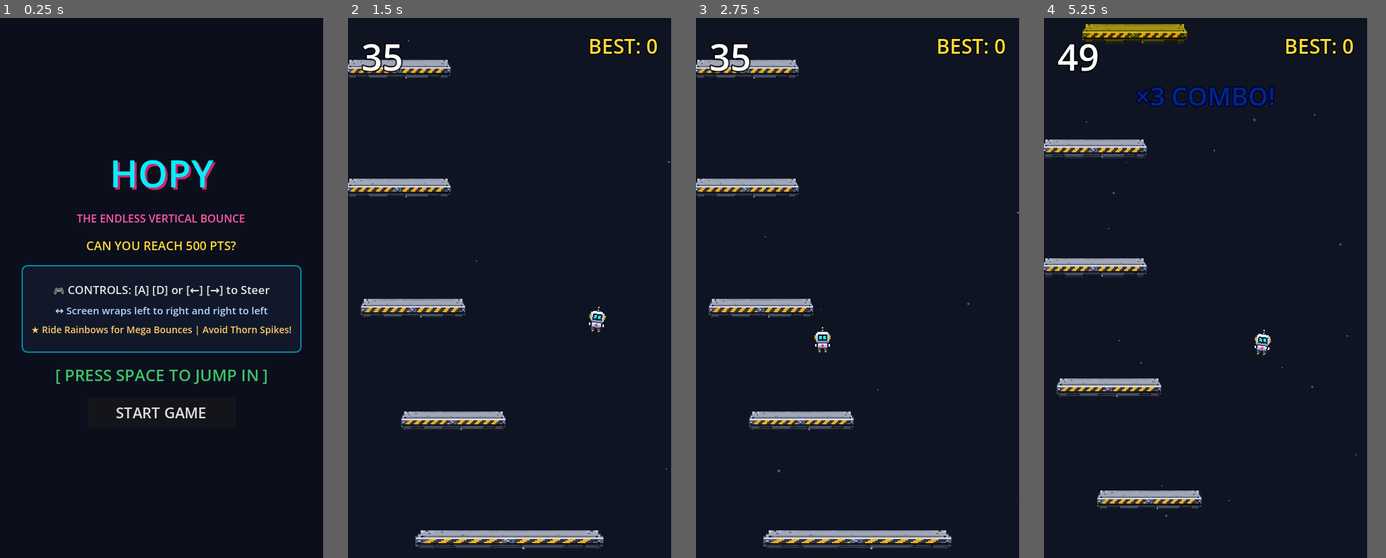
Above: before the commit, frames 1-4 (left to right).
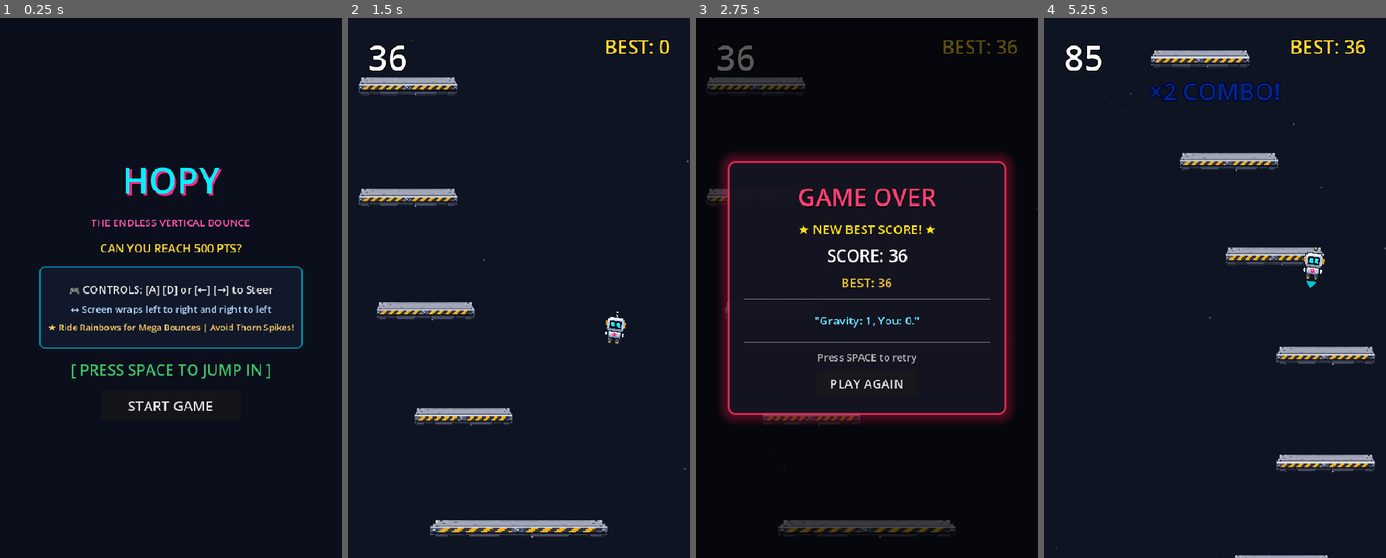
Above: after the commit, the same moments.

Repository: DevireddyNehal/Hopy
Game: Godot game, scene res://scenes/TitleScreen.tscn
The game is run twice, just before and just after one commit, with the same random seed, the same clock (stepped at 60 frames per second) and the same inputs. Sound files missing from this copy of the repository are replaced by a short silence.
Inputs (mouse positions are in pixels of both pictures, inside the frame that each line leads up to):
- Up to frame 1 (0.25 s): no input
- Up to frame 2 (1.5 s): click "START GAME" at 0.5 s; tap Enter at 1.25 s; hold Right (ui_right) from 1.28 s (still down); hold Space (start_action) from 1.28 s (still down)
- Up to frame 3 (2.75 s): release Right (ui_right) at 2 s; release Space (start_action) at 2 s; click (856, 363) at 2 s, where only the run after the commit has a clickable "PLAY AGAIN"
- Up to frame 4 (5.25 s): click (1204, 385) at 2.75 s, where only the run after the commit has a clickable "PLAY AGAIN"; hold Right (ui_right) 3.53-4.28 s; tap Enter at 3.6, 5.1 s; hold Left (ui_left) 4.28-5.03 s; hold Space (start_action) 4.28-5.03 s; hold Right (ui_right) from 5.03 s (still down)
In our replay, the window is 480x800 before the commit and 508x800 after it. These sizes can differ from the game's own. Grey fills any space a smaller window leaves; there, only what the larger window draws over its background counts as a difference.

The runs differ from the first frame. In frame 1, 6.6% of the frame differs, in the area x 6-89%, y 26-75%; in frame 2, 8.4%; in frame 3, 14%, in the area x 0-95%, y 3-99%; in frame 4, 10%.

Commit message:
feat: wider 540px vertical viewport, larger robot, delayed pitch ramp, no BGM, and new textures

Diff:
--- a/data/meme_text.json
+++ b/data/meme_text.json
@@ -9,5 +9,8 @@
   "sigma",
   "let him cook",
   "gigachad",
-  "ratio"
+  "ratio",
+  "hop hop hop",
+  "main character energy",
+  "bro really did that"
 ]
--- a/project.godot
+++ b/project.godot
@@ -24,8 +24,8 @@
 
 [display]
 
-window/size/viewport_width=480
-window/size/viewport_height=800
+window/size/viewport_width=540
+window/size/viewport_height=850
 window/size/mode="windowed"
 window/size/initial_position_type=2
 window/stretch/mode="canvas_items"
--- a/scenes/DeathScreen.tscn
+++ b/scenes/DeathScreen.tscn
@@ -36,9 +36,9 @@
 anchor_top = 0.5
 anchor_right = 0.5
 anchor_bottom = 0.5
-offset_left = -240.0
+offset_left = -220.0
 offset_top = -200.0
-offset_right = 240.0
+offset_right = 220.0
 offset_bottom = 200.0
 grow_horizontal = 2
 grow_vertical = 2
--- a/scenes/HUD.tscn
+++ b/scenes/HUD.tscn
@@ -79,9 +79,9 @@
 anchor_right = 1.0
 offset_bottom = 90.0
 grow_horizontal = 2
-theme_override_constants/margin_left = 20
-theme_override_constants/margin_top = 20
-theme_override_constants/margin_right = 20
+theme_override_constants/margin_left = 32
+theme_override_constants/margin_top = 24
+theme_override_constants/margin_right = 32
 
 [node name="TopBar" type="HBoxContainer" parent="Control/MarginContainer"]
 layout_mode = 2
--- a/scenes/Main.tscn
+++ b/scenes/Main.tscn
@@ -24,11 +24,11 @@
 color = Color(0.0588235, 0.0784314, 0.137255, 1)
 
 [node name="StarParticles" type="CPUParticles2D" parent="Background"]
-position = Vector2(240, 400)
+position = Vector2(270, 425)
 amount = 28
 lifetime = 6.0
 emission_shape = 3
-emission_rect_extents = Vector2(240, 400)
+emission_rect_extents = Vector2(270, 425)
 direction = Vector2(0, 1)
 spread = 15.0
 gravity = Vector2(0, 25)
@@ -39,7 +39,7 @@
 color = Color(1, 1, 1, 0.28)
 
 [node name="Camera2D" type="Camera2D" parent="."]
-position = Vector2(240, 400)
+position = Vector2(270, 425)
 script = ExtResource("2_cam")
 
 [node name="Spawner" type="Node2D" parent="."]
@@ -48,7 +48,7 @@
 [node name="Effects" parent="." instance=ExtResource("6_effects")]
 
 [node name="Robot" parent="." instance=ExtResource("4_robot")]
-position = Vector2(240, 480)
+position = Vector2(270, 520)
 
 [node name="HUD" parent="." instance=ExtResource("5_hud")]
 
--- a/scenes/Robot.tscn
+++ b/scenes/Robot.tscn
@@ -4,7 +4,7 @@
 [ext_resource type="Texture2D" path="res://assets/sprites/robot.png" id="2_robot_tex"]
 
 [sub_resource type="RectangleShape2D" id="RectangleShape2D_robot"]
-size = Vector2(28, 34)
+size = Vector2(36, 44)
 
 [node name="Robot" type="CharacterBody2D"]
 collision_layer = 1
@@ -16,6 +16,7 @@
 shape = SubResource("RectangleShape2D_robot")
 
 [node name="Visuals" type="Node2D" parent="."]
+scale = Vector2(1.35, 1.35)
 
 [node name="Sprite2D" type="Sprite2D" parent="Visuals"]
 texture_filter = 1
@@ -27,4 +28,4 @@
 polygon = PackedVector2Array(-6, 21, 0, 29, 6, 21)
 
 [node name="EffectSpawnPoint" type="Marker2D" parent="."]
-position = Vector2(0, 18)
+position = Vector2(0, 24)
--- a/scripts/game_state.gd
+++ b/scripts/game_state.gd
@@ -47,23 +47,38 @@
 
 func _load_audio_and_data() -> void:
 	bounce_sounds.clear()
-	# Sound 0: Michael Jackson "Hee-Hee!"
-	if ResourceLoader.exists("res://assets/audio/rainbow.mp3"):
+	# Sound 0: Crisp boing / jump
+	if ResourceLoader.exists("res://assets/audio/default_bounce.wav"):
+		var s_default = load("res://assets/audio/default_bounce.wav")
+		bounce_sounds.append(s_default)
+		sfx_bounce = s_default
+	elif ResourceLoader.exists("res://assets/audio/bounce.wav"):
+		var s_boing = load("res://assets/audio/bounce.wav")
+		bounce_sounds.append(s_boing)
+		sfx_bounce = s_boing
+
+	# Sound 1: Michael Jackson "Hee-Hee!"
+	if ResourceLoader.exists("res://assets/audio/hee_hee.mp3"):
+		var s_mj = load("res://assets/audio/hee_hee.mp3")
+		bounce_sounds.append(s_mj)
+		sfx_rainbow = s_mj
+	elif ResourceLoader.exists("res://assets/audio/rainbow.mp3"):
 		var s_mj = load("res://assets/audio/rainbow.mp3")
 		bounce_sounds.append(s_mj)
 		sfx_rainbow = s_mj
-	# Sound 1: Meme "Aaye!"
-	if ResourceLoader.exists("res://assets/audio/meme.mp3"):
+
+	# Sound 2: Meme "Aaye!"
+	if ResourceLoader.exists("res://assets/audio/aaye.mp3"):
+		var s_aaye = load("res://assets/audio/aaye.mp3")
+		bounce_sounds.append(s_aaye)
+		sfx_meme = s_aaye
+	elif ResourceLoader.exists("res://assets/audio/meme.mp3"):
 		var s_aaye = load("res://assets/audio/meme.mp3")
 		bounce_sounds.append(s_aaye)
 		sfx_meme = s_aaye
-	# Sound 2: Clean Boing!
-	if ResourceLoader.exists("res://assets/audio/bounce.wav"):
-		var s_boing = load("res://assets/audio/bounce.wav")
-		bounce_sounds.append(s_boing)
 
 	# Fallback default
-	if bounce_sounds.size() > 0:
+	if bounce_sounds.size() > 0 and not sfx_bounce:
 		sfx_bounce = bounce_sounds[0]
 
 	# Load memes
@@ -107,7 +122,9 @@
 
 	var p = _get_sfx_player()
 	p.stream = chosen_stream
-	p.pitch_scale = clampf(1.0 + (combo * 0.05), 0.88, 2.3)
+	# Delayed pitch escalation: only increase pitch every 3 combos
+	var pitch_step = int(combo / 3)
+	p.pitch_scale = clampf(1.0 + (pitch_step * 0.07), 0.95, 1.85)
 	p.play()
 
 func play_rainbow() -> void:
@@ -140,22 +157,8 @@
 var is_music_started: bool = false
 
 func start_bgm() -> void:
-	if is_music_started and bgm_player and bgm_player.playing:
-		return
-	if not bgm_stream and ResourceLoader.exists("res://assets/audio/bgm.wav"):
-		bgm_stream = load("res://assets/audio/bgm.wav")
-	if bgm_stream:
-		if not bgm_player:
-			bgm_player = AudioStreamPlayer.new()
-			bgm_player.stream = bgm_stream
-			bgm_player.volume_db = -8.0
-			bgm_player.finished.connect(func():
-				if is_music_started and bgm_player:
-					bgm_player.play()
-			)
-			add_child(bgm_player)
-		is_music_started = true
-		bgm_player.play()
+	# BGM removed per user request
+	is_music_started = false
 
 func stop_bgm() -> void:
 	is_music_started = false
@@ -227,7 +230,7 @@
 	score_changed.emit(score)
 	combo_changed.emit(combo)
 	color_scheme_changed.emit(color_scheme_index)
-	start_bgm()
+	# BGM removed per user request
 	game_started.emit()
 
 func update_score(new_score: int) -> void:
--- a/scripts/platform.gd
+++ b/scripts/platform.gd
@@ -27,6 +27,8 @@
 var is_broken: bool = false
 var default_texture: Texture2D
 var thorn_texture: Texture2D
+var spring_texture: Texture2D
+var crumble_broken_texture: Texture2D
 
 func _ready() -> void:
 	if sprite:
@@ -35,9 +37,13 @@
 		thorn_texture = load("res://assets/sprites/red_spike_platform.png")
 	elif ResourceLoader.exists("res://assets/sprites/red_spike_platform.svg"):
 		thorn_texture = load("res://assets/sprites/red_spike_platform.svg")
+	if ResourceLoader.exists("res://assets/sprites/spring_platforms.png"):
+		spring_texture = load("res://assets/sprites/spring_platforms.png")
+	if ResourceLoader.exists("res://assets/sprites/crumble_broken.png"):
+		crumble_broken_texture = load("res://assets/sprites/crumble_broken.png")
 	apply_type_style()
-	left_limit = 75.0
-	right_limit = get_viewport_rect().size.x - 75.0
+	left_limit = 95.0
+	right_limit = get_viewport_rect().size.x - 95.0
 	# Randomize moving platform start direction
 	if randf() > 0.5:
 		move_direction = -1.0
@@ -59,6 +65,13 @@
 	if platform_type == Type.THORN and thorn_texture:
 		sprite.texture = thorn_texture
 		sprite.scale = Vector2(0.42, 0.42)
+		sprite.modulate = Color.WHITE
+		if spikes:
+			spikes.visible = false
+		return
+	elif platform_type == Type.RAINBOW and spring_texture:
+		sprite.texture = spring_texture
+		sprite.scale = Vector2(0.55, 0.55)
 		sprite.modulate = Color.WHITE
 		if spikes:
 			spikes.visible = false
@@ -126,6 +139,9 @@
 
 func _trigger_crumble() -> void:
 	GameState.trigger_effect(&"shatter", global_position)
+	if crumble_broken_texture and sprite:
+		sprite.texture = crumble_broken_texture
+		sprite.scale = Vector2(0.55, 0.55)
 	var tween = create_tween()
 	# Shake then fall
 	tween.tween_property(visuals, "position:x", 6.0, 0.04)
--- a/scripts/robot.gd
+++ b/scripts/robot.gd
@@ -3,15 +3,16 @@
 
 signal bounced(power: float)
 
-@export var gravity: float = 1400.0
-@export var steer_speed: float = 650.0
-@export var bounce_velocity: float = -900.0
+@export var gravity: float = 1550.0
+@export var steer_speed: float = 760.0
+@export var bounce_velocity: float = -960.0
 
 @onready var sprite: Node2D = $Visuals
 @onready var effect_spawn_point: Marker2D = $EffectSpawnPoint
 @onready var thruster: Polygon2D = $Visuals/ThrusterFlame
 
-const HALF_WIDTH: float = 18.0 # half robot width for clean wrapping
+const BASE_SCALE: Vector2 = Vector2(1.35, 1.35)
+const HALF_WIDTH: float = 25.0 # half robot width for clean wrapping
 
 # Multiplier applied when special platforms (like Rainbow) boost the bounce
 var current_bounce_multiplier: float = 1.0
@@ -21,6 +22,8 @@
 var is_dead: bool = false
 
 func _ready() -> void:
+	# Initialize base scale
+	sprite.scale = BASE_SCALE
 	# Launch upward on start/restart like classic Doodle Jump!
 	velocity.y = bounce_velocity
 	_play_squash_and_stretch()
@@ -70,9 +73,9 @@
 	# Choice: SCREEN WRAPPING. Exiting the left edge wraps the robot to the right edge,
 	# and exiting the right edge wraps the robot to the left edge.
 	var screen_width = get_viewport_rect().size.x
-	if position.x < -HALF_WIDTH:
+	if position.x <= -HALF_WIDTH:
 		position.x = screen_width + HALF_WIDTH
-	elif position.x > screen_width + HALF_WIDTH:
+	elif position.x >= screen_width + HALF_WIDTH:
 		position.x = -HALF_WIDTH
 
 func die() -> void:
@@ -107,6 +110,6 @@
 
 func _play_squash_and_stretch() -> void:
 	var tween = create_tween()
-	tween.tween_property(sprite, "scale", Vector2(1.3, 0.7), 0.05)
-	tween.tween_property(sprite, "scale", Vector2(0.85, 1.15), 0.1)
-	tween.tween_property(sprite, "scale", Vector2(1.0, 1.0), 0.1)
+	tween.tween_property(sprite, "scale", BASE_SCALE * Vector2(1.25, 0.75), 0.05)
+	tween.tween_property(sprite, "scale", BASE_SCALE * Vector2(0.88, 1.15), 0.1)
+	tween.tween_property(sprite, "scale", BASE_SCALE, 0.1)
--- a/scripts/spawner.gd
+++ b/scripts/spawner.gd
@@ -61,12 +61,12 @@
 	highest_spawned_y -= gap
 
 	var screen_w = get_viewport_rect().size.x
-	var min_x = 75.0
-	var max_x = screen_w - 75.0
+	var min_x = 95.0
+	var max_x = screen_w - 95.0
 
 	# Guaranteed reach rule:
-	# Single, clear platform per tier within +-180px of the last one.
-	var offset_x = randf_range(-180.0, 180.0)
+	# Single, clear platform per tier within +-190px of the last one.
+	var offset_x = randf_range(-190.0, 190.0)
 	if abs(offset_x) < 40.0:
 		offset_x = 60.0 if offset_x >= 0 else -60.0
 
--- /dev/null
+++ b/shaders/glitch.gdshader
@@ -0,0 +1,22 @@
+shader_type canvas_item;
+
+uniform float intensity : hint_range(0.0, 1.0) = 0.0;
+
+float hash(float n) {
+	return fract(sin(n) * 43758.5453123);
+}
+
+void fragment() {
+	float band = floor(UV.y * 28.0);
+	float tick = floor(TIME * 14.0);
+	float lit = step(0.8, hash(band * 1.31 + tick * 7.17));
+	vec3 bar_color = vec3(
+		hash(band * 2.7 + tick * 3.3),
+		hash(band * 4.1 + tick * 5.9),
+		hash(band * 6.3 + tick * 1.7)
+	);
+	float scan = 0.5 + 0.5 * sin(UV.y * 900.0);
+	float alpha = (lit * 0.55 + scan * 0.10) * intensity;
+
+	COLOR = vec4(bar_color, alpha);
+}
--- a/tests/test_bgm_and_milestones.gd
+++ b/tests/test_bgm_and_milestones.gd
@@ -3,16 +3,10 @@
 func _ready() -> void:
 	print("\n--- TESTING BGM, MILESTONES & PALETTE SHIFTS ---")
 
-	# 1. BGM tests
+	# 1. BGM removed verification
 	GameState.start_bgm()
-	assert(GameState.is_music_started, "Music should be flagged as started")
-	assert(GameState.bgm_player != null, "BGM player should be initialized")
-	assert(GameState.bgm_player.playing, "BGM player should be playing")
-	print("✓ BGM playback verified (assets/audio/bgm.wav loop active)")
-
-	GameState.stop_bgm()
-	assert(not GameState.is_music_started, "Music should be flagged as stopped")
-	print("✓ BGM stop verified")
+	assert(not GameState.is_music_started, "Music should remain disabled per user request")
+	print("✓ BGM disabled verified (user request #2: remove background music)")
 
 	# 2. Milestones & Palette Shifts
 	var main_scene = load("res://scenes/Main.tscn").instantiate()
--- a/tests/test_step1_node.gd
+++ b/tests/test_step1_node.gd
@@ -10,15 +10,15 @@
 	add_child(robot)
 
 	# 1. Test Initial Properties
-	assert(robot.gravity == 1400.0, "Gravity should be 1400.0")
-	assert(robot.steer_speed == 650.0, "Steer speed should be 650.0")
-	assert(robot.bounce_velocity == -900.0, "Bounce velocity should be -900.0")
-	print("✓ Robot properties verified (Gravity 1400, Speed 650, Bounce -900)")
+	assert(robot.gravity == 1550.0, "Gravity should be 1550.0")
+	assert(robot.steer_speed == 760.0, "Steer speed should be 760.0")
+	assert(robot.bounce_velocity == -960.0, "Bounce velocity should be -960.0")
+	print("✓ Robot properties verified (Gravity 1550, Speed 760, Bounce -960)")
 
 	# 2. Test Bounce & Combo
 	var initial_combo = GameState.combo
 	robot.bounce()
-	assert(robot.velocity.y == -900.0, "Bounce must set velocity.y to bounce_velocity (-900.0)")
+	assert(robot.velocity.y == -960.0, "Bounce must set velocity.y to bounce_velocity (-960.0)")
 	assert(GameState.combo == initial_combo + 1, "Bounce must increment GameState combo")
 	print("✓ Robot bounce sets vertical velocity and increments combo")
 
Not shown, added: assets/audio/aaye.mp3.import
Not shown, added: assets/audio/default_bounce.wav.import
Not shown, added: assets/audio/hee_hee.mp3.import
Binary file added: assets/sprites/crumble_broken.png
Not shown, added: assets/sprites/crumble_broken.png.import
Binary file added: assets/sprites/custom_platform.png
Not shown, added: assets/sprites/custom_platform.png.import
Binary file added: assets/sprites/hazard_platform.png
Not shown, added: assets/sprites/hazard_platform.png.import
Binary file added: assets/sprites/spring_platforms.png
Not shown, added: assets/sprites/spring_platforms.png.import
Not shown, added: scripts/effects.gd.uid
(and 12 more such lines)
